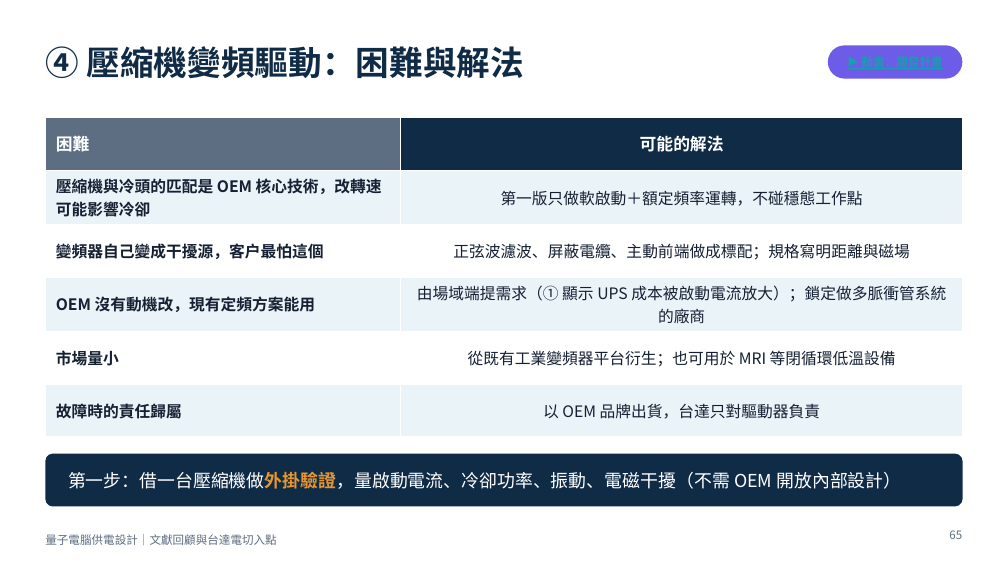
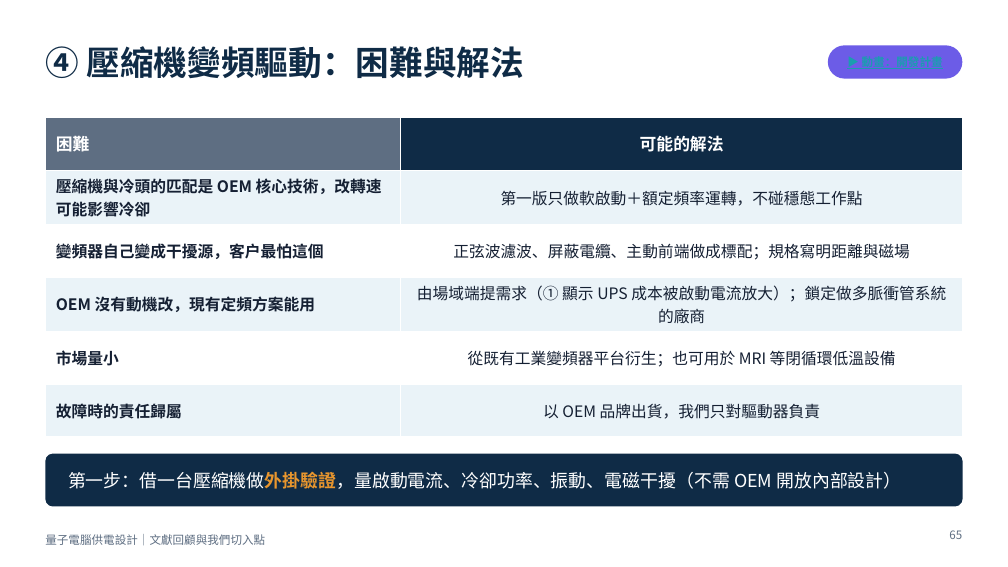
Before and after one commit to pcpcchen-coder/QuantumComputing, a slide deck: slide 65 of slides/output/qc-power-supply-delta.pptx. Drawn at 1008x567 pixels with LibreOffice and Linux fonts; fonts in the diff are those of the drawing. Boxes give left, top, right and bottom in pixels: in the first picture for what was removed or moved away, otherwise in the second. Text is boxed around its words. In the diff, an @@ line names an element or a change of style, - is before the commit and + after.

```diff
--- a/slides/output/qc-power-supply-delta.pptx
+++ b/slides/output/qc-power-supply-delta.pptx
@@ table at [45, 117, 963, 423] @@
-row 6, column 2: 以 OEM 品牌出貨，台達只對驅動器負責
+row 6, column 2: 以 OEM 品牌出貨，我們只對驅動器負責
@@ text at [45, 534, 265, 545]: text changed @@
-量子電腦供電設計｜文獻回顧與台達電切入點
+量子電腦供電設計｜文獻回顧與我們切入點
```
Also in this commit, not shown: 76 other slides changed, 8 other files.
